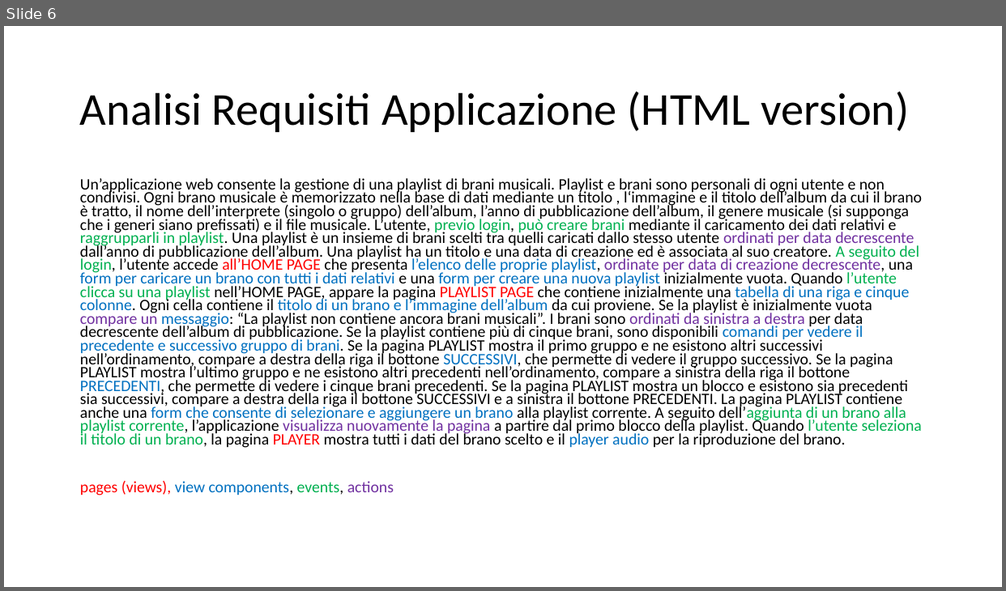
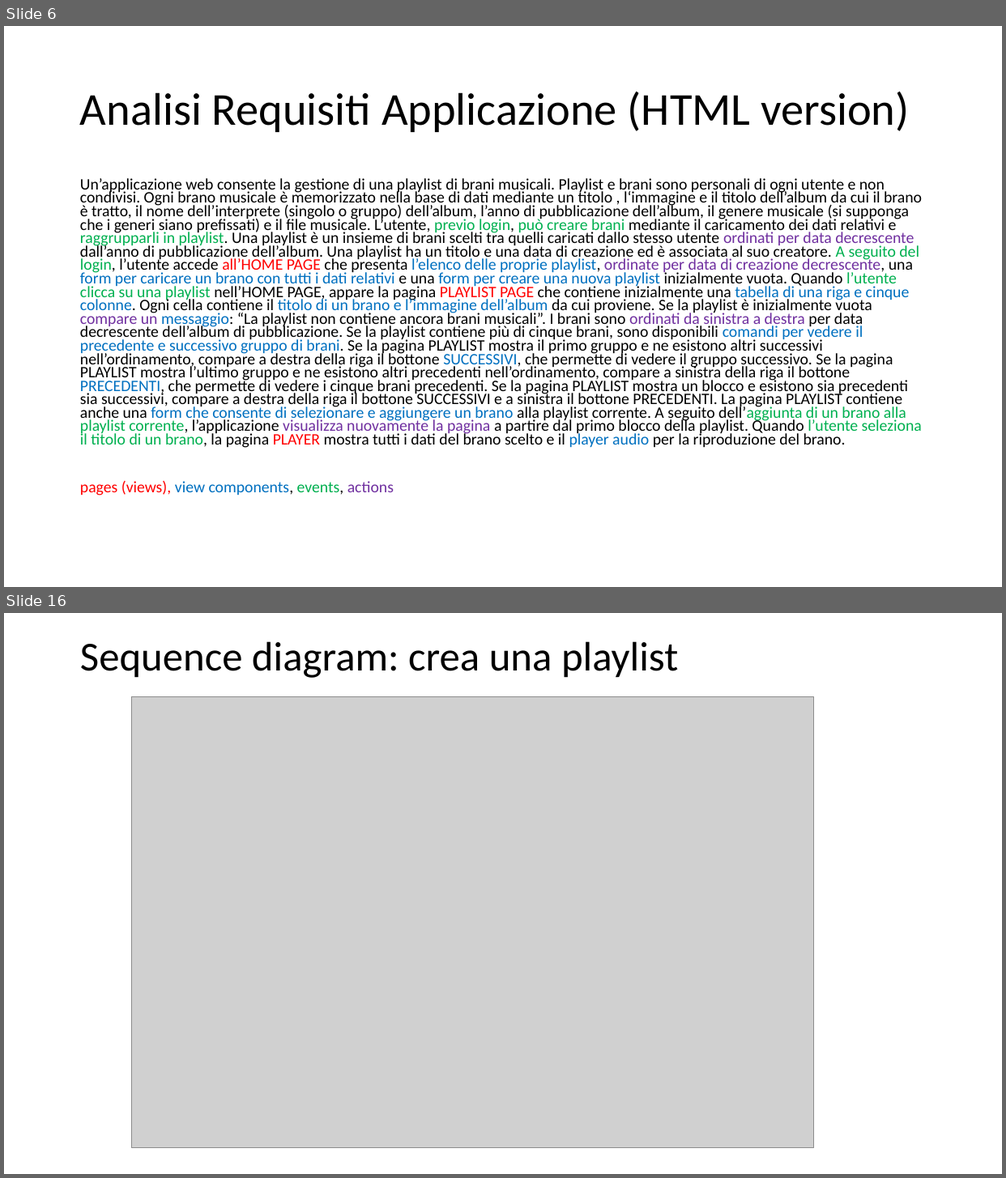
Before and after one commit to GenniImparato/PlaylistMaker, a slide deck: doc/documentation (RIA).pptx. Shown one above the other, each under a label of ours: slide 6 before the commit, slides 6 and 16 after it; the slides between them are not shown. The pictures are 1006x591 and 1006x1178 pixels, drawn with LibreOffice and Linux fonts; fonts in the diff are those of the drawing; grey boxes stand for pictures. Boxes give left, top, right and bottom in pixels: in the first picture for what was removed or moved away, otherwise in the second. Text is boxed around its words. In the diff, an @@ line names an element or a change of style, - is before the commit and + after.

```diff
--- a/doc/documentation (RIA).pptx
+++ b/doc/documentation (RIA).pptx
@@ slide 16 added at box(4, 613, 1002, 1174), background #FFFFFF @@
@@ title added at box(80, 641, 678, 678), 39.6 pt, text #000000 @@
+Sequence diagram: crea una playlist
@@ picture added at box(131, 697, 813, 1148) @@
```
Also in this commit, not shown: 6 slides changed, 8 other slides added, 28 other files.
